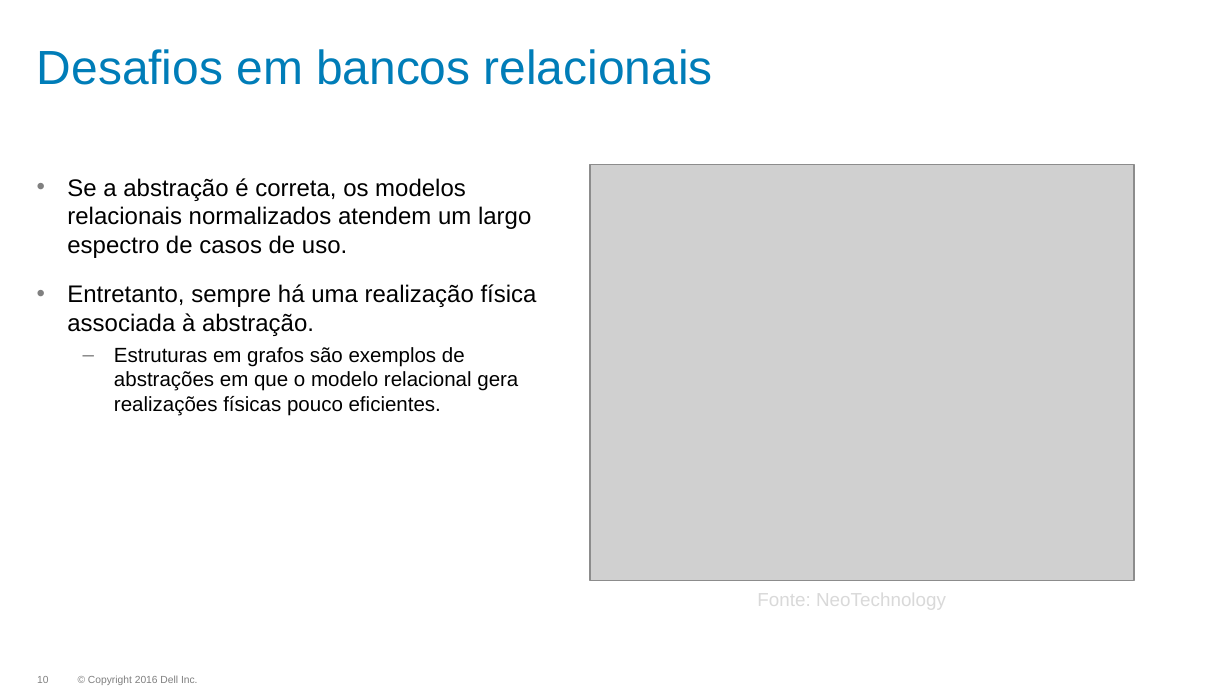
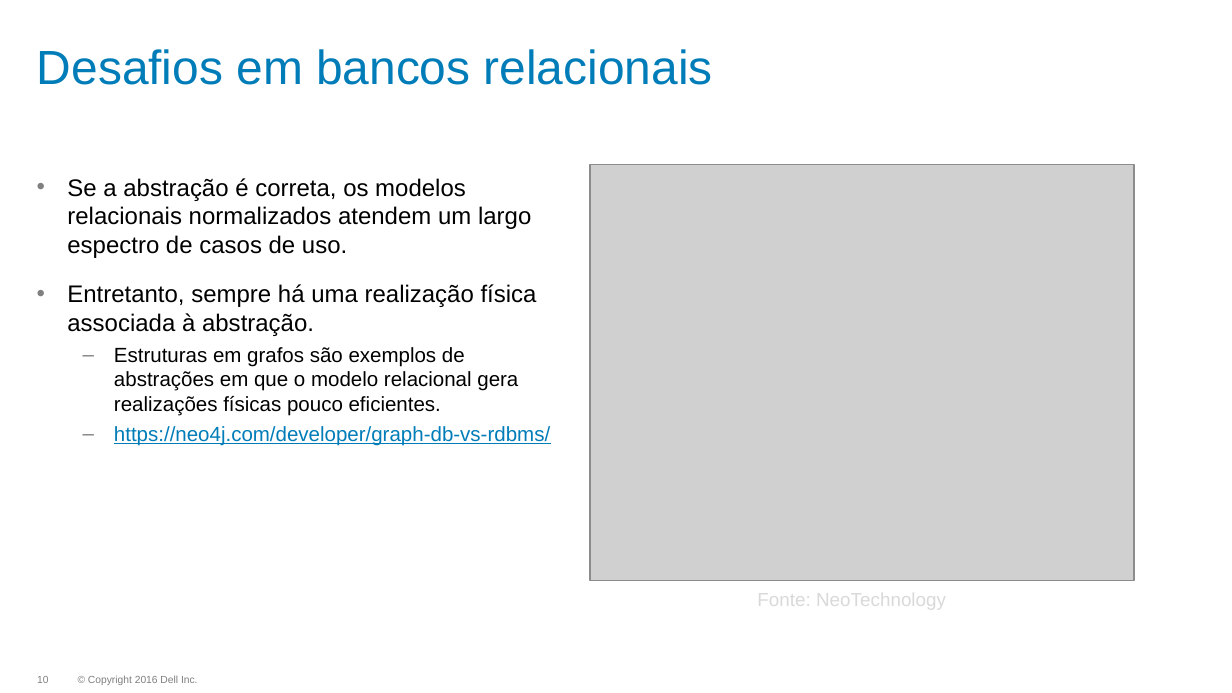
Before and after one commit to dougspadottoemc/Redis-HandsOn, a slide deck: slide 10 of slides/00_Introducao a NoSQL e Redis.pptx. Drawn at 1232x693 pixels with LibreOffice and Linux fonts; fonts in the diff are those of the drawing; grey boxes stand for pictures; background and template pictures are left out. Boxes give left, top, right and bottom in pixels: in the first picture for what was removed or moved away, otherwise in the second. Text is boxed around its words. In the diff, an @@ line names an element or a change of style, - is before the commit and + after.

```diff
--- a/slides/00_Introducao a NoSQL e Redis.pptx
+++ b/slides/00_Introducao a NoSQL e Redis.pptx
@@ text at [114, 426, 550, 446]: paragraph added @@
+  – https://neo4j.com/developer/graph-db-vs-rdbms/
```
Also in this commit, not shown: 2 other slides changed.
